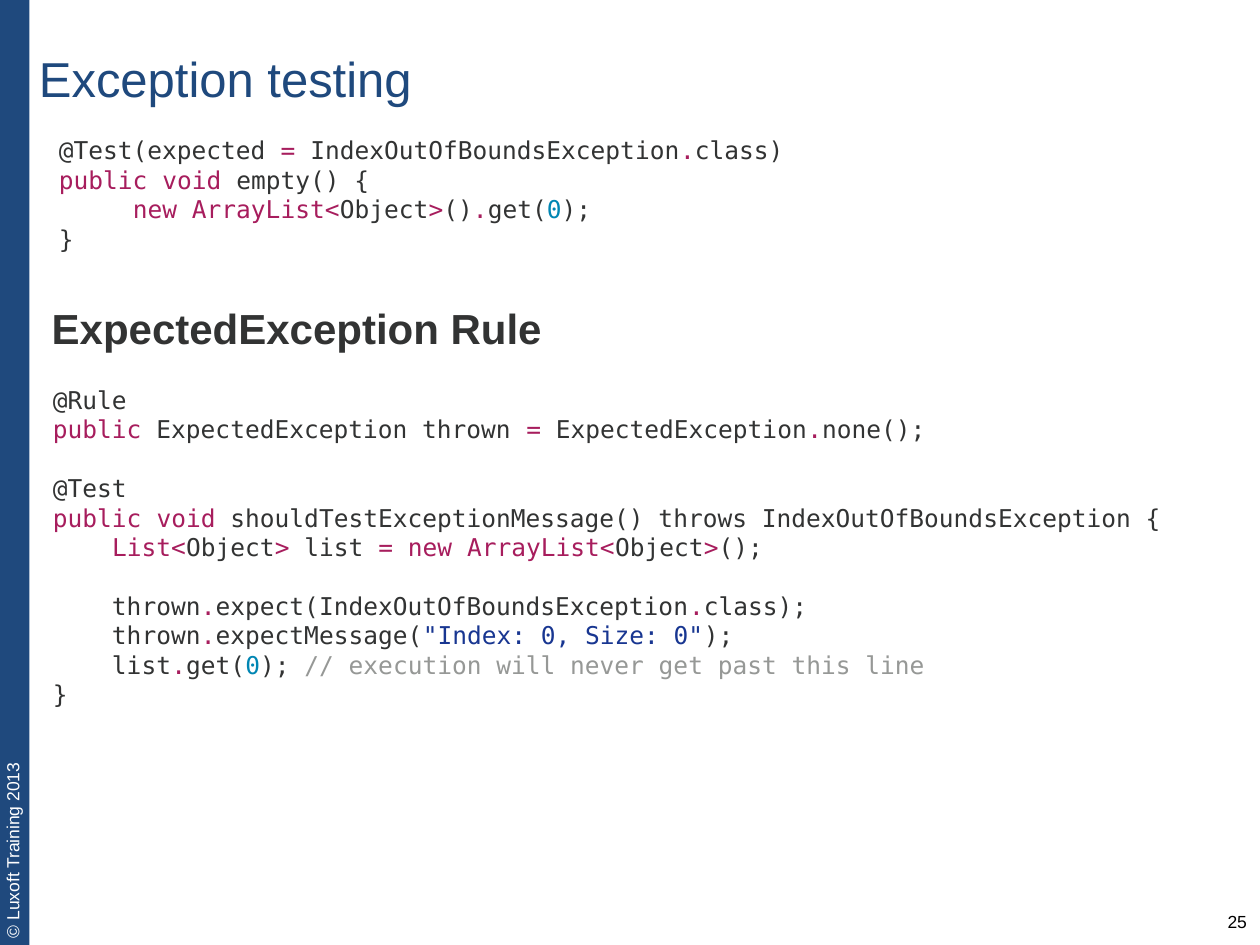
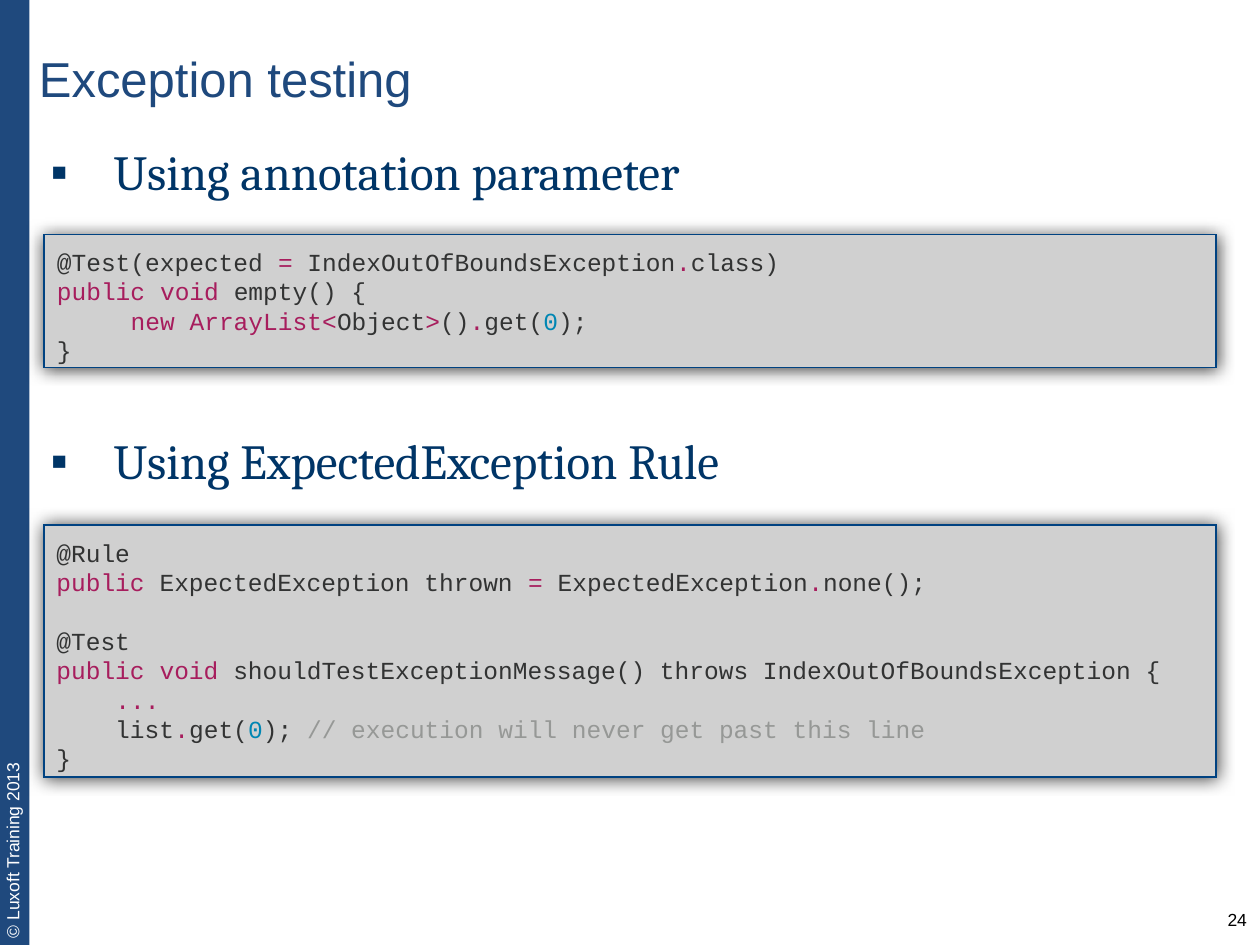
Before and after one commit to team3/lux-trainings-all, a slide deck: slide 24 of JVA-011. unit-testing-with-junit/JVA-011-lecture1-unit-testing-basics.pptx (slide 25 before the commit). Drawn at 1260x945 pixels with LibreOffice and Linux fonts; fonts in the diff are those of the drawing; grey boxes stand for pictures. Boxes give left, top, right and bottom in pixels: in the first picture for what was removed or moved away, otherwise in the second. Text is boxed around its words. In the diff, an @@ line names an element or a change of style, - is before the commit and + after.

Commit message:
rev3

```diff
--- a/JVA-011. unit-testing-with-junit/JVA-011-lecture1-unit-testing-basics.pptx
+++ b/JVA-011. unit-testing-with-junit/JVA-011-lecture1-unit-testing-basics.pptx
@@ text removed at [59,140,783,224] @@
-@Test(expected = IndexOutOfBoundsException.class)
-public void empty() {
-new ArrayList<Object>().get(0);
-}
@@ text added at [114,157,680,201], 28 pt, text #003567 @@
+▪ Using annotation parameter
@@ picture added at [44,234,1216,368], 14 pt, text #323333 @@
+@Test(expected = IndexOutOfBoundsException.class)
+public void empty() {
+new ArrayList<Object>().get(0);
+}
@@ text removed at [53,390,1131,680] @@
-@Rule
-public ExpectedException thrown = ExpectedException.none();
-@Test
-public void shouldTestExceptionMessage() throws IndexOutOfBoundsException {
-List<Object> list = new ArrayList<Object>();
-thrown.expect(IndexOutOfBoundsException.class);
-thrown.expectMessage("Index: 0, Size: 0");
-list.get(0); // execution will never get past this line
-}
@@ text at [114,445,719,490]: text changed; size 24 to 28 pt; font Arial to Cambria; text colour #323333 to #003567; bold off @@
-ExpectedException Rule
+▪ Using ExpectedException Rule
@@ picture added at [44,525,1216,777], 14 pt, text #323333 @@
+@Rule
+public ExpectedException thrown = ExpectedException.none();
+@Test
+public void shouldTestExceptionMessage() throws IndexOutOfBoundsException {
+...
+list.get(0); // execution will never get past this line
+}
@@ page number at [1228,913,1247,926]: text changed @@
-25
+24
```
Also in this commit, not shown: 18 other slides changed, 3 slides added, 2 slides removed.
